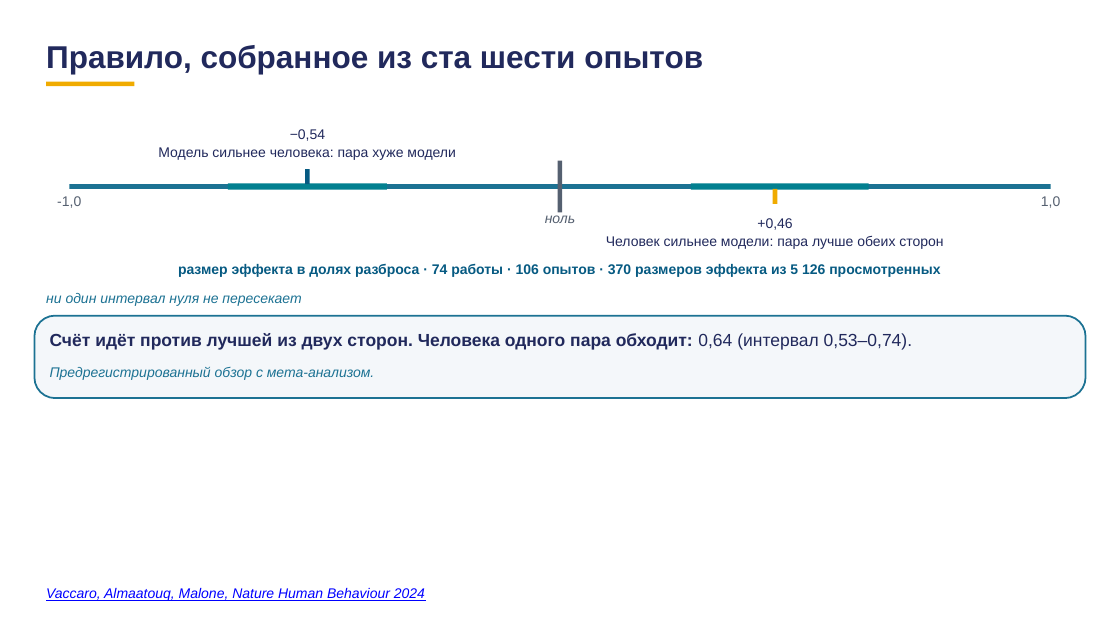
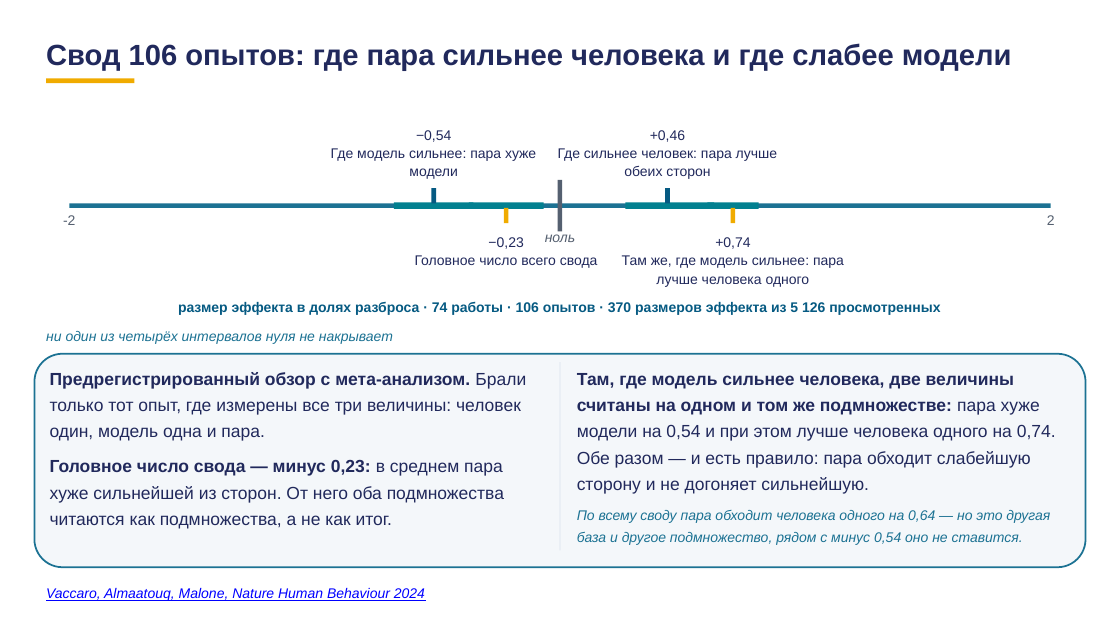
Before and after one commit to tellina-study/AI-usage-lessons, a slide deck: slide 28 of library/lectures/lec-07/rework/deck/lec-07-karkas.pptx. Drawn at 1120x630 pixels with LibreOffice and Linux fonts; fonts in the diff are those of the drawing. Boxes give left, top, right and bottom in pixels: in the first picture for what was removed or moved away, otherwise in the second. Text is boxed around its words. In the diff, an @@ line names an element or a change of style, - is before the commit and + after.

```diff
--- a/library/lectures/lec-07/rework/deck/lec-07-karkas.pptx
+++ b/library/lectures/lec-07/rework/deck/lec-07-karkas.pptx
@@ text at (46, 43, 1012, 71): text changed; size 27 to 25 pt @@
-Правило, собранное из ста шести опытов
+Свод 106 опытов: где пара сильнее человека и где слабее модели
@@ rectangle: place and size @@
-rectangle at (46, 82, 134, 87)
+rectangle at (46, 78, 134, 83)
@@ text "−0,54": place and size @@
-text "−0,54" at (158, 129, 456, 160)
+text "−0,54" at (331, 130, 536, 179)
@@ text at (331, 148, 536, 179): text changed @@
-Модель сильнее человека: пара хуже модели
+Где модель сильнее: пара хуже модели
@@ text "+0,46": place and size @@
-text "+0,46" at (606, 218, 943, 249)
+text "+0,46" at (558, 130, 777, 179)
@@ text "+0,46" at (558, 130, 777, 179): vertical alignment top to bottom @@
@@ text at (558, 148, 777, 179): text changed @@
-Человек сильнее модели: пара лучше обеих сторон
+Где сильнее человек: пара лучше обеих сторон
@@ text removed at (57, 196, 81, 208) @@
--1,0
@@ rectangle: place and size @@
-rectangle at (228, 183, 386, 189)
+rectangle at (394, 202, 474, 208)
@@ rectangle: place and size @@
-rectangle at (305, 169, 310, 184)
+rectangle at (432, 188, 437, 203)
@@ rectangle added at (469, 202, 544, 208), fill #028090 @@
@@ rectangle added at (504, 208, 509, 223), fill #F0AB00 @@
@@ 2 rectangles, 1 text: place and size @@
-2 rectangles, 1 text at (69, 160, 1050, 223)
+2 rectangles, 1 text at (69, 180, 1050, 242)
@@ rectangle added at (626, 202, 715, 208), fill #028090 @@
@@ rectangle added at (665, 188, 670, 203), fill #065A82 @@
@@ rectangle: place and size @@
-rectangle at (691, 183, 870, 189)
+rectangle at (707, 202, 759, 208)
@@ rectangle: place and size @@
-rectangle at (773, 189, 778, 204)
+rectangle at (731, 208, 736, 223)
@@ text removed at (1041, 196, 1060, 208) @@
-1,0
@@ text added at (63, 215, 75, 225), 12 pt, text #556070 @@
+-2
@@ text added at (415, 237, 598, 268), 12 pt, text #21295C @@
+−0,23
+Головное число всего свода
@@ text added at (622, 237, 844, 287), 12 pt, text #21295C @@
++0,74
+Там же, где модель сильнее: пара лучше человека одного
@@ text added at (1047, 215, 1055, 225), 12 pt, text #556070 @@
+2
@@ text "размер эффекта в долях разброса ...": place and size @@
-text "размер эффекта в долях разброса ..." at (178, 263, 940, 277)
+text "размер эффекта в долях разброса ..." at (178, 301, 940, 315)
@@ rounded rectangle: place and size @@
-rounded rectangle at (34, 316, 1086, 398)
+rounded rectangle at (34, 354, 1086, 567)
@@ rounded rectangle at (34, 354, 1086, 567): proportions changed @@
@@ text at (46, 331, 393, 344): text changed @@
-ни один интервал нуля не пересекает
+ни один из четырёх интервалов нуля не накрывает
@@ text removed at (50, 333, 912, 380) @@
-Счёт идёт против лучшей из двух сторон. Человека одного пара обходит: 0,64 (интервал 0,53–0,74).
-Предрегистрированный обзор с мета-анализом.
@@ text added at (50, 372, 526, 529), 15 pt, text #21295C @@
+Предрегистрированный обзор с мета-анализом. Брали только тот опыт, где измерены все три величины: человек один, модель одна и пара.
+Головное число свода — минус 0,23: в среднем пара хуже сильнейшей из сторон. От него оба подмножества читаются как подмножества, а не как итог.
@@ rectangle added at (560, 362, 560, 550), fill #D9E2EC @@
@@ text added at (577, 373, 1056, 545), 15 pt, text #21295C @@
+Там, где модель сильнее человека, две величины считаны на одном и том же подмножестве: пара хуже модели на 0,54 и при этом лучше человека одного на 0,74. Обе разом — и есть правило: пара обходит слабейшую сторону и не догоняет сильнейшую.
+По всему своду пара обходит человека одного на 0,64 — но это другая база и другое подмножество, рядом с минус 0,54 оно не ставится.
```
Also in this commit, not shown: 11 other slides changed, 3 slides added, 3 slides removed, 3 other files.
